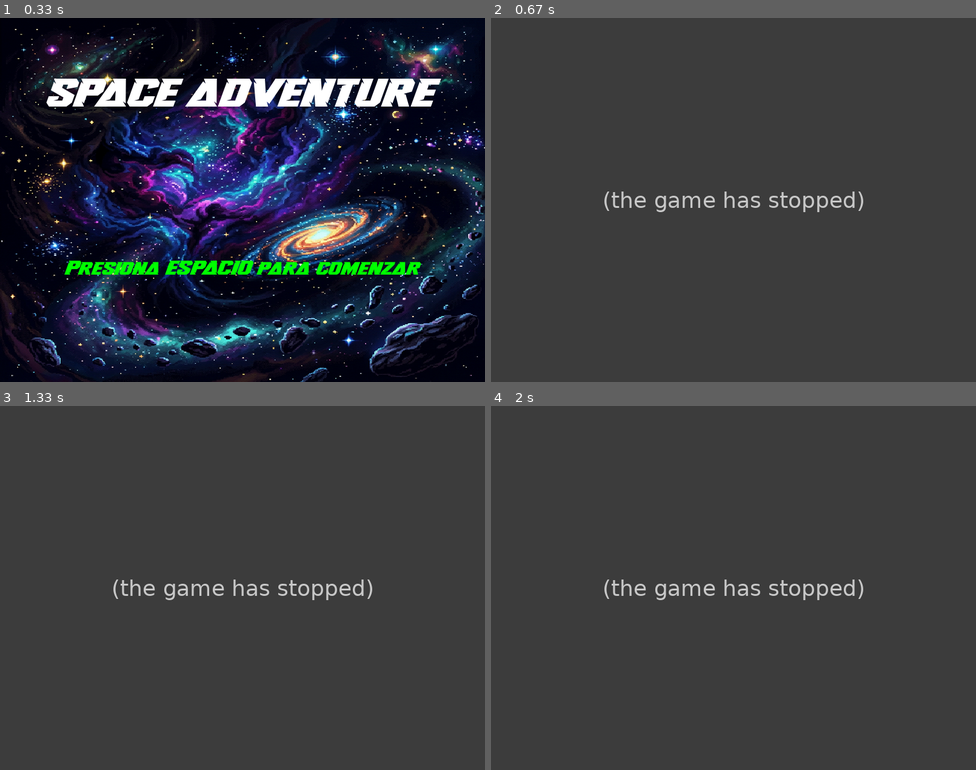
Above: before the commit, frames 1-4 (two rows, left to right).
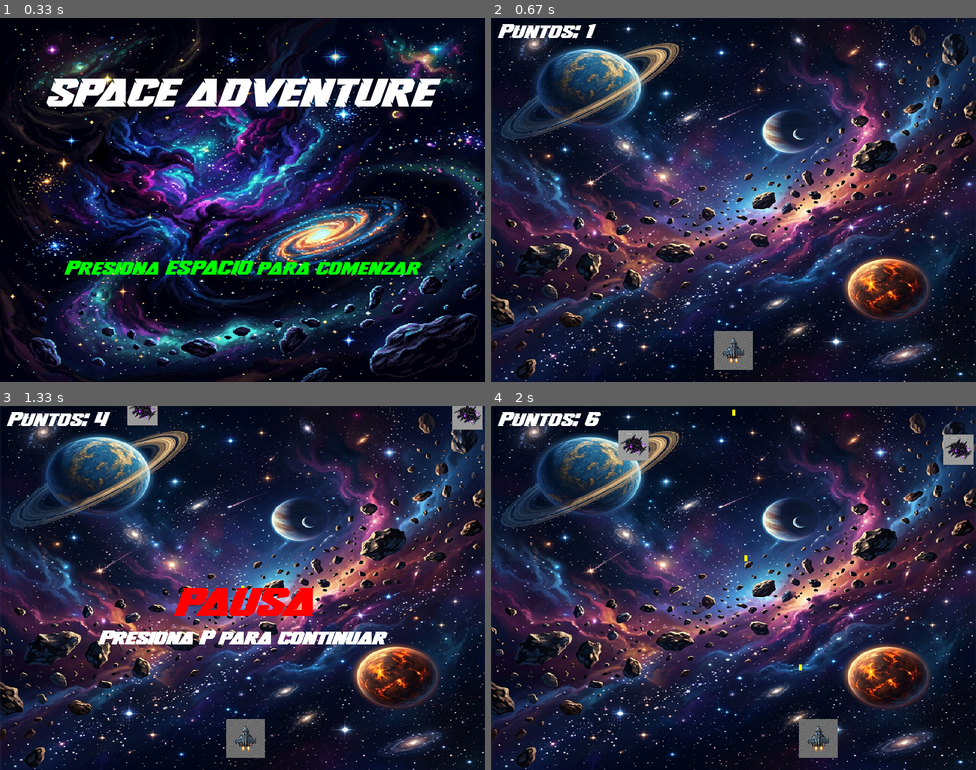
Above: after the commit, the same moments.

Repository: Aquiles-ia/pygame
Game: pygame game, started from pygame/proyecto_integral/main.py
Two runs of this game, one before a commit and one after it. Both use one fixed random seed, a clock stepped at 60 frames per second and the inputs below.
Inputs:
- Up to frame 1 (0.33 s): no input
- Up to frame 2 (0.67 s): tap Space at 0.33 s
- Up to frame 3 (1.33 s): tap Space at 0.67, 1.07 s; hold P from 1 s (still down); hold Right from 1 s (still down)
- Up to frame 4 (2 s): tap Space at 1.37, 1.57, 1.87 s; release P at 1.47 s; release Right at 1.47 s; hold P 1.5-1.97 s; hold Right 1.5-1.97 s

Frame 1 is identical in both runs. In frame 2, 95% of the frame differs, in the area x 0-100%, y 0-100%; in frame 3, 95%; in frame 4, 95%.
Error before the commit: AttributeError: 'EstadosJuego' object has no attribute 'reiniciar_juego' (game_states.py lin...; the game stopped at 0.33 s (later frames are placeholders)

Commit message:
Add files via upload

Diff:
--- a/pygame/proyecto_integral/constants.py
+++ b/pygame/proyecto_integral/constants.py
@@ -17,9 +17,11 @@
 PAUSA = "PAUSA"
 GAMEOVER = "GAMEOVER"
 
-# Velocidades
+# Ajustes para Principiantes (puedes cambiar los números aquí)
 VEL_JUGADOR = 5
-VEL_ENEMIGO = 3
+VEL_ENEMIGO = 2        # Más lento para empezar
+ENEMIGOS_INICIALES = 2 # Pocas naves al principio
+TIEMPO_APARICION = 8000 # Un enemigo nuevo cada 8 segundos
 
 # Eventos personalizados
 CREAR_ENEMIGO = pygame.USEREVENT + 1
--- a/pygame/proyecto_integral/game_states.py
+++ b/pygame/proyecto_integral/game_states.py
@@ -28,25 +28,25 @@
 
         # Grupos de Sprites: Son como "listas inteligentes" que guardan todos los objetos
         # (jugador, enemigos, balas) para poder dibujarlos o moverlos todos a la vez.
-        self.all_sprites = pygame.sprite.Group()
-        self.enemies = pygame.sprite.Group()
-        self.bullets = pygame.sprite.Group()
-        self.player = None
+        self.todos_los_sprites = pygame.sprite.Group()
+        self.enemigos = pygame.sprite.Group()
+        self.balas = pygame.sprite.Group()
+        self.jugador = None
 
         # Configuración de los sonidos (si no existen, no pasa nada)
-        self.snd_shoot = None
-        self.snd_hit = None
+        self.snd_disparo = None
+        self.snd_impacto = None
 
         # Intentamos cargar los sonidos por su nombre
         if os.path.exists("assets/sounds/disparo.wav"):
-            self.snd_shoot = pygame.mixer.Sound("assets/sounds/disparo.wav")
+            self.snd_disparo = pygame.mixer.Sound("assets/sounds/disparo.wav")
         if os.path.exists("assets/sounds/explosion.wav"):
-            self.snd_hit = pygame.mixer.Sound("assets/sounds/explosion.wav")
+            self.snd_impacto = pygame.mixer.Sound("assets/sounds/explosion.wav")
 
         # Iniciar música del menú al arrancar
-        self.play_music("menu_music.mp3")
+        self.reproducir_musica("menu_music.mp3")
 
-    def play_music(self, nombre_archivo):
+    def reproducir_musica(self, nombre_archivo):
         # Función simple para poner la música
         ruta = "assets/sounds/" + nombre_archivo
         if os.path.exists(ruta):
@@ -54,23 +54,24 @@
             pygame.mixer.music.play(-1) # Bucelo infinito
 
     # Función para preparar el juego desde cero (al empezar o al reiniciar)
-    def reset_game(self):
-        self.score = 0
+    def reiniciar_juego(self):
+        self.puntos = 0
         # Vaciamos los grupos por si había algo de la partida anterior
-        self.all_sprites = pygame.sprite.Group()
-        self.enemies = pygame.sprite.Group()
+        self.todos_los_sprites = pygame.sprite.Group()
+        self.enemigos = pygame.sprite.Group()
+        self.balas = pygame.sprite.Group()
 
         # Creamos al jugador y lo metemos en la lista de dibujos
-        self.player = Player()
-        self.all_sprites.add(self.player)
+        self.jugador = Jugador()
+        self.todos_los_sprites.add(self.jugador)
 
-        # Creamos 3 enemigos iniciales
-        for i in range(3):
-            e = Enemy()
-            self.all_sprites.add(e)
-            self.enemies.add(e)
+        # Creamos los enemigos iniciales según hayamos puesto en constants.py
+        for i in range(ENEMIGOS_INICIALES):
+            e = Enemigo()
+            self.todos_los_sprites.add(e)
+            self.enemigos.add(e)
 
-    def run_menu(self):
+    def ejecutar_menu(self):
         self.pantalla.blit(self.bg_menu, (0, 0))
         titulo = self.fuente_titulo.render("SPACE ADVENTURE", True, BLANCO)
         info = self.fuente_puntos.render("Presiona ESPACIO para comenzar", True, VERDE)
@@ -80,73 +81,76 @@
 
         for event in pygame.event.get():
             if event.type == pygame.QUIT:
-                pygame.quit()
-                sys.exit()
+                return False
             if event.type == pygame.KEYDOWN:
                 if event.key == pygame.K_SPACE:
                     self.reiniciar_juego()
                     self.estado = JUEGO
-                    self.play_music("game_music.mp3") # Cambiar música al empezar juego
+                    self.reproducir_musica("game_music.mp3")
+        return True
 
-    def run_game(self):
+    def ejecutar_juego(self):
         self.pantalla.blit(self.bg_juego, (0, 0))
 
         for event in pygame.event.get():
             if event.type == pygame.QUIT:
-                pygame.quit()
-                sys.exit()
+                return False
             if event.type == CREAR_ENEMIGO:
                 e = Enemigo()
-                self.all_sprites.add(e)
+                self.todos_los_sprites.add(e)
                 self.enemigos.add(e)
             if event.type == pygame.KEYDOWN:
                 if event.key == pygame.K_SPACE:
                     b = self.jugador.disparar()
-                    self.all_sprites.add(b)
+                    self.todos_los_sprites.add(b)
                     self.balas.add(b)
-                    if self.snd_shoot:
-                        self.snd_shoot.play()
+                    if self.snd_disparo:
+                        self.snd_disparo.play()
                 if event.key == pygame.K_p: # Pausa
                     self.estado = PAUSA
                 if event.key == pygame.K_m: # Volver al menú
                     self.estado = MENU
-                    self.play_music("menu_music.mp3") # Cambiar música al volver al menú
+                    self.reproducir_musica("menu_music.mp3")
+
+        # Continuar con el resto del juego si no hay QUIT event
+        # ... (actualización y colisiones)
 
         # Actualización: Llama automáticamente a la función 'update' de cada objeto en el grupo
-        self.all_sprites.update()
+        self.todos_los_sprites.update()
 
         # Colisiones de BALAS con ENEMIGOS:
         # groupcollide mira si algún objeto de 'bullets' toca a 'enemies'.
         # El primer True borra la bala, el False deja al enemigo vivo (pero lo reseteamos arriba)
-        hits_bullets = pygame.sprite.groupcollide(self.bullets, self.enemies, True, False)
-        for hit in hits_bullets:
-            self.score += 50 # Sumamos puntos por cada acierto
-            if self.snd_hit:
-                self.snd_hit.play()
+        impactos_balas = pygame.sprite.groupcollide(self.balas, self.enemigos, True, False)
+        for impacto in impactos_balas:
+            self.puntos += 50 # Sumamos puntos por cada acierto
+            if self.snd_impacto:
+                self.snd_impacto.play()
             # Al ser impactado, el enemigo vuelve a aparecer arriba en una posición nueva
-            for enemy_hit in hits_bullets[hit]:
-                enemy_hit.reset_position()
+            for enemigo_impactado in impactos_balas[impacto]:
+                enemigo_impactado.reiniciar_posicion()
 
         # Colisiones de JUGADOR con ENEMIGOS:
         # spritecollide mira si nuestro jugador toca algún enemigo de la lista
-        hits_player = pygame.sprite.spritecollide(self.player, self.enemies, False)
-        if hits_jugador:
+        impactos_jugador = pygame.sprite.spritecollide(self.jugador, self.enemigos, False)
+        if impactos_jugador:
             # Si una nave enemiga nos toca, morimos y vamos a Game Over
             self.estado = GAMEOVER
-            if self.snd_hit:
-                self.snd_hit.play()
+            if self.snd_impacto:
+                self.snd_impacto.play()
 
         # Un pequeño marcador que sube solo con el tiempo
         self.puntos += 0.1
 
         # Dibujado
-        self.all_sprites.draw(self.pantalla)
+        self.todos_los_sprites.draw(self.pantalla)
 
         # Marcador
         score_text = self.fuente_puntos.render(f"Puntos: {int(self.puntos)}", True, BLANCO)
         self.pantalla.blit(score_text, (10, 10))
+        return True
 
-    def run_pause(self):
+    def ejecutar_pausa(self):
         # Dibujar una capa semitransparente o solo texto
         info = self.fuente_titulo.render("PAUSA", True, ROJO)
         self.pantalla.blit(info, (ANCHO // 2 - info.get_width() // 2, ALTO // 2))
@@ -155,13 +159,13 @@
 
         for event in pygame.event.get():
             if event.type == pygame.QUIT:
-                pygame.quit()
-                sys.exit()
+                return False
             if event.type == pygame.KEYDOWN:
                 if event.key == pygame.K_p:
                     self.estado = JUEGO
+        return True
 
-    def run_gameover(self):
+    def ejecutar_gameover(self):
         # Fondo oscuro y mensaje de Game Over
         self.pantalla.fill(NEGRO)
         titulo = self.fuente_titulo.render("GAME OVER", True, ROJO)
@@ -174,12 +178,12 @@
 
         for event in pygame.event.get():
             if event.type == pygame.QUIT:
-                pygame.quit()
-                sys.exit()
+                return False
             if event.type == pygame.KEYDOWN:
                 if event.key == pygame.K_SPACE:
                     self.estado = MENU
-                    self.play_music("menu_music.mp3")
+                    self.reproducir_musica("menu_music.mp3")
                 if event.key == pygame.K_r:
                     self.reiniciar_juego()
                     self.estado = JUEGO
+        return True
--- a/pygame/proyecto_integral/main.py
+++ b/pygame/proyecto_integral/main.py
@@ -1,40 +1,69 @@
 import pygame
 import sys
+import os
+
+# Aseguramos que el programa use su propia carpeta como referencia para los archivos
+# Esto evita errores cuando se abre el juego desde fuera de su carpeta
+os.chdir(os.path.dirname(os.path.abspath(__file__)))
+sys.path.append(os.path.dirname(os.path.abspath(__file__)))
+
 from constants import ANCHO, ALTO, FPS, MENU, JUEGO, PAUSA, GAMEOVER, CREAR_ENEMIGO
 from game_states import EstadosJuego
 
 def main():
-    # Inicializamos todas las funciones de Pygame y el mezclador de sonido
-    pygame.init()
-    pygame.mixer.init()
+    try:
+        # Inicializamos todas las funciones de Pygame y el mezclador de sonido
+        pygame.init()
+        pygame.mixer.init()
 
-    # Configuramos el tamaño de la ventana y el título que aparece arriba
-    pantalla = pygame.display.set_mode((ANCHO, ALTO))
-    pygame.display.set_caption("Mi Gran Videojuego")
-    clock = pygame.time.Clock()
+        # Configuramos el tamaño de la ventana y el título que aparece arriba
+        pantalla = pygame.display.set_mode((ANCHO, ALTO))
+        pygame.display.set_caption("Mi Gran Videojuego")
+        reloj = pygame.time.Clock()
 
-    # Creamos el objeto principal gestiona los estados (Menú, Juego, etc.)
-    game = EstadosJuego(pantalla)
+        # Creamos el objeto principal gestiona los estados (Menú, Juego, etc.)
+        juego = EstadosJuego(pantalla)
 
-    # Creamos un temporizador para que aparezca un enemigo cada 5000 milisegundos (5 seg)
-    pygame.time.set_timer(CREAR_ENEMIGO, 5000)
+        # Creamos un temporizador para que aparezca un enemigo nuevo cada X milisegundos
+        # Este tiempo ahora lo puedes cambiar fácilmente desde el archivo constants.py
+        from constants import TIEMPO_APARICION
+        pygame.time.set_timer(CREAR_ENEMIGO, TIEMPO_APARICION)
 
-    # Bucle infinito del juego
-    while True:
-        # Según en qué estado estemos, ejecutamos una función u otra
-        if game.estado == MENU:
-            game.run_menu()
-        elif game.estado == JUEGO:
-            game.run_game()
-        elif game.estado == PAUSA:
-            game.run_pause()
-        elif game.estado == GAMEOVER:
-            game.run_gameover()
+        ejecutando = True
+        # Bucle infinito del juego
+        while ejecutando:
+            # Según en qué estado estemos, ejecutamos una función u otra
+            if juego.estado == MENU:
+                ejecutando = juego.ejecutar_menu()
+            elif juego.estado == JUEGO:
+                ejecutando = juego.ejecutar_juego()
+            elif juego.estado == PAUSA:
+                ejecutando = juego.ejecutar_pausa()
+            elif juego.estado == GAMEOVER:
+                ejecutando = juego.ejecutar_gameover()
 
-        # Actualizamos la pantalla para ver los cambios
-        pygame.display.flip()
-        # Controlamos que el juego no vaya demasiado rápido (60 veces por segundo)
-        clock.tick(FPS)
+            if ejecutando:
+                # Actualizamos la pantalla para ver los cambios
+                pygame.display.flip()
+                # Controlamos que el juego no vaya demasiado rápido (60 veces por segundo)
+                reloj.tick(FPS)
+
+    except BaseException as e:
+        # Si algo falla, lo guardamos en un archivo de texto para poder leerlo
+        import traceback
+        error_info = traceback.format_exc()
+        with open("error_log.txt", "w") as f:
+            f.write(error_info)
+
+        # Si no es un cierre normal, mostramos el error y esperamos
+        if not isinstance(e, SystemExit):
+            print("\n--- ERROR DETECTADO ---")
+            print(error_info)
+            print("-----------------------")
+            input("El juego ha fallado. Presiona ENTER para salir y ver el archivo error_log.txt...")
+
+    finally:
+        pygame.quit()
 
 if __name__ == "__main__":
     main()
--- a/pygame/proyecto_integral/sprites.py
+++ b/pygame/proyecto_integral/sprites.py
@@ -20,25 +20,20 @@
         self.rect.bottom = ALTO - 20
 
         # Sonido de movimiento (usaremos uno sintético si no hay archivo)
-        self.move_sound = None
+        self.sonido_movimiento = None
 
     def update(self):
         teclas = pygame.key.get_pressed()
-        moved = False
+
+        # Movimiento simple con las flechas
         if teclas[pygame.K_LEFT] and self.rect.left > 0:
             self.rect.x -= VEL_JUGADOR
-            moved = True
         if teclas[pygame.K_RIGHT] and self.rect.right < ANCHO:
             self.rect.x += VEL_JUGADOR
-            moved = True
         if teclas[pygame.K_UP] and self.rect.top > 0:
             self.rect.y -= VEL_JUGADOR
-            moved = True
         if teclas[pygame.K_DOWN] and self.rect.bottom < ALTO:
             self.rect.y += VEL_JUGADOR
-            moved = True
-
-        return moved
 
     def disparar(self):
         # Crear una bala en la posición actual del jugador
@@ -47,16 +42,17 @@
 class Bala(pygame.sprite.Sprite):
     def __init__(self, x, y):
         super().__init__()
-        self.image = pygame.Surface((10, 10), pygame.SRCALPHA)
-        pygame.draw.circle(self.image, (255, 255, 0), (5, 5), 5) # Bolita amarilla
+        # La bala es un simple rectángulo amarillo de 5x10 píxeles
+        self.image = pygame.Surface((5, 10))
+        self.image.fill((255, 255, 0))
         self.rect = self.image.get_rect()
         self.rect.bottom = y
         self.rect.centerx = x
-        self.speedy = -10 # Velocidad hacia arriba
+        self.velocidad_y = -10 # Sube hacia arriba acelerado
 
     def update(self):
-        # La bala se mueve hacia arriba (restando en el eje Y)
-        self.rect.y += self.speedy
+        # Movemos la bala
+        self.rect.y += self.velocidad_y
         # Si la bala sale por arriba (Y < 0), la borramos para no gastar memoria
         if self.rect.bottom < 0:
             self.kill()
@@ -70,14 +66,14 @@
         self.image = pygame.image.load(ruta_imagen)
         self.image = pygame.transform.scale(self.image, (50, 50))
         self.rect = self.image.get_rect()
-        self.reset_position()
+        self.reiniciar_posicion()
 
-    def reset_position(self):
+    def reiniciar_posicion(self):
         self.rect.x = random.randrange(ANCHO - self.rect.width)
         self.rect.y = random.randrange(-100, -40)
-        self.speedy = random.randrange(1, VEL_ENEMIGO + 2)
+        self.vel_y = VEL_ENEMIGO # Ahora todos van a la misma velocidad fija
 
     def update(self):
-        self.rect.y += self.speedy
+        self.rect.y += self.vel_y
         if self.rect.top > ALTO + 10:
-            self.reset_position()
+            self.reiniciar_posicion()
